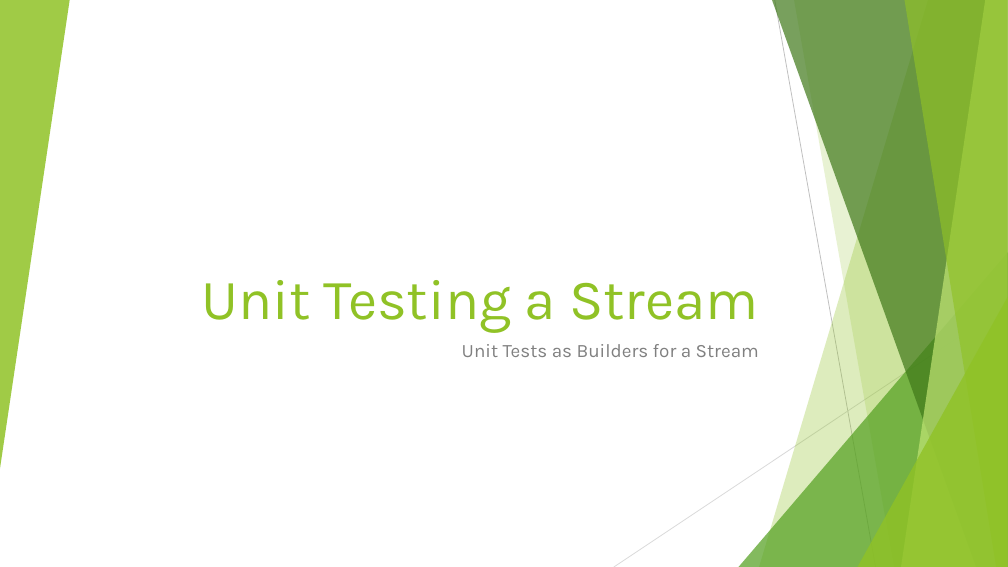
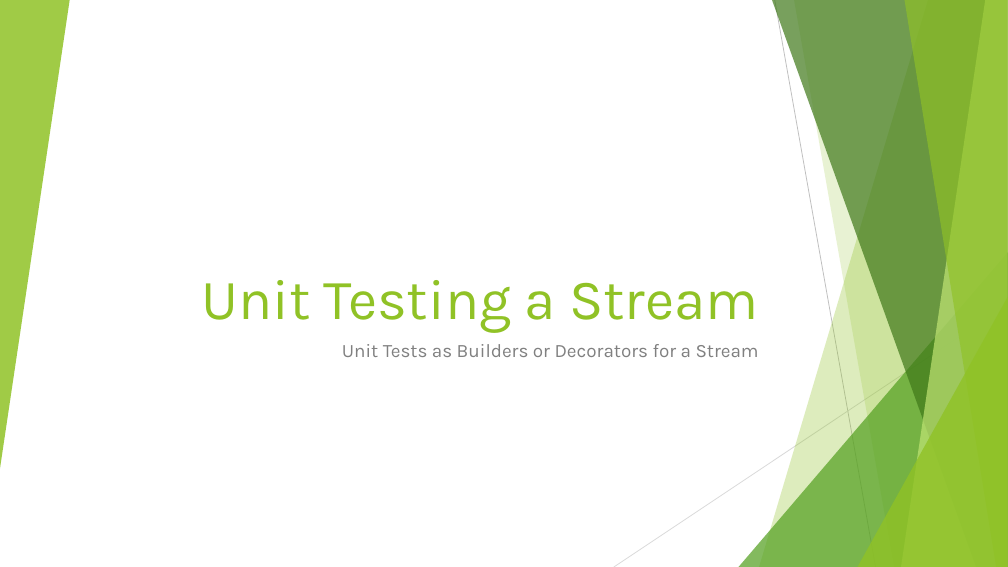
Before and after one commit to RichardRoda/2017-CodePaLOUsa-Lambda, a slide deck: slide 34 of Learning to Love the Lambda in the Stream.pptx (slide 28 before the commit). Drawn at 1008x567 pixels with LibreOffice and Linux fonts; fonts in the diff are those of the drawing. Boxes give left, top, right and bottom in pixels: in the first picture for what was removed or moved away, otherwise in the second. Text is boxed around its words. In the diff, an @@ line names an element or a change of style, - is before the commit and + after.

```diff
--- a/Learning to Love the Lambda in the Stream.pptx
+++ b/Learning to Love the Lambda in the Stream.pptx
@@ subtitle at bbox=[342, 344, 759, 357]: text changed @@
-Unit Tests as Builders for a Stream
+Unit Tests as Builders or Decorators for a Stream
```
Also in this commit, not shown: 6 other slides changed, 7 slides added, 2 other files.
